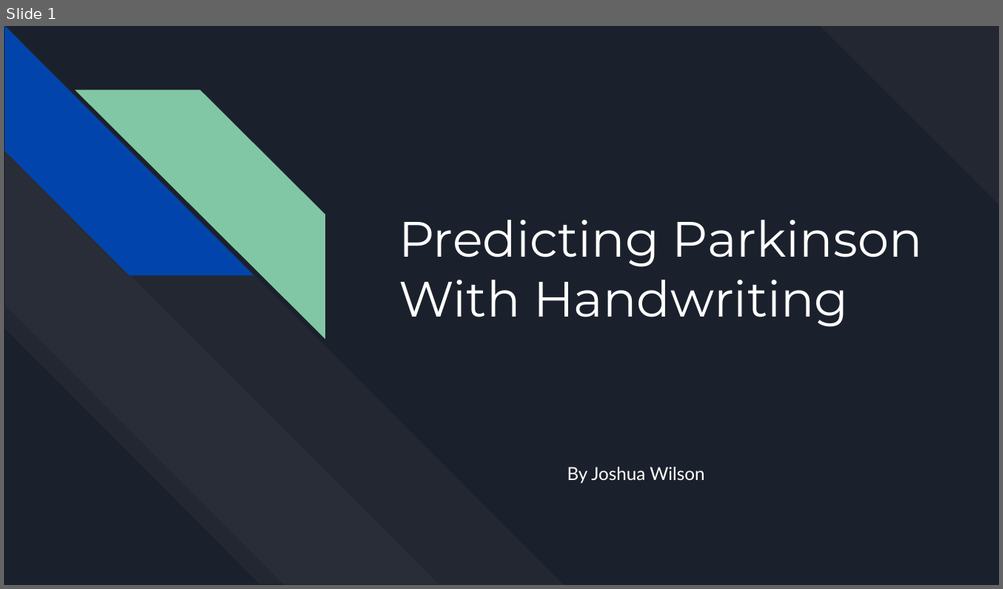
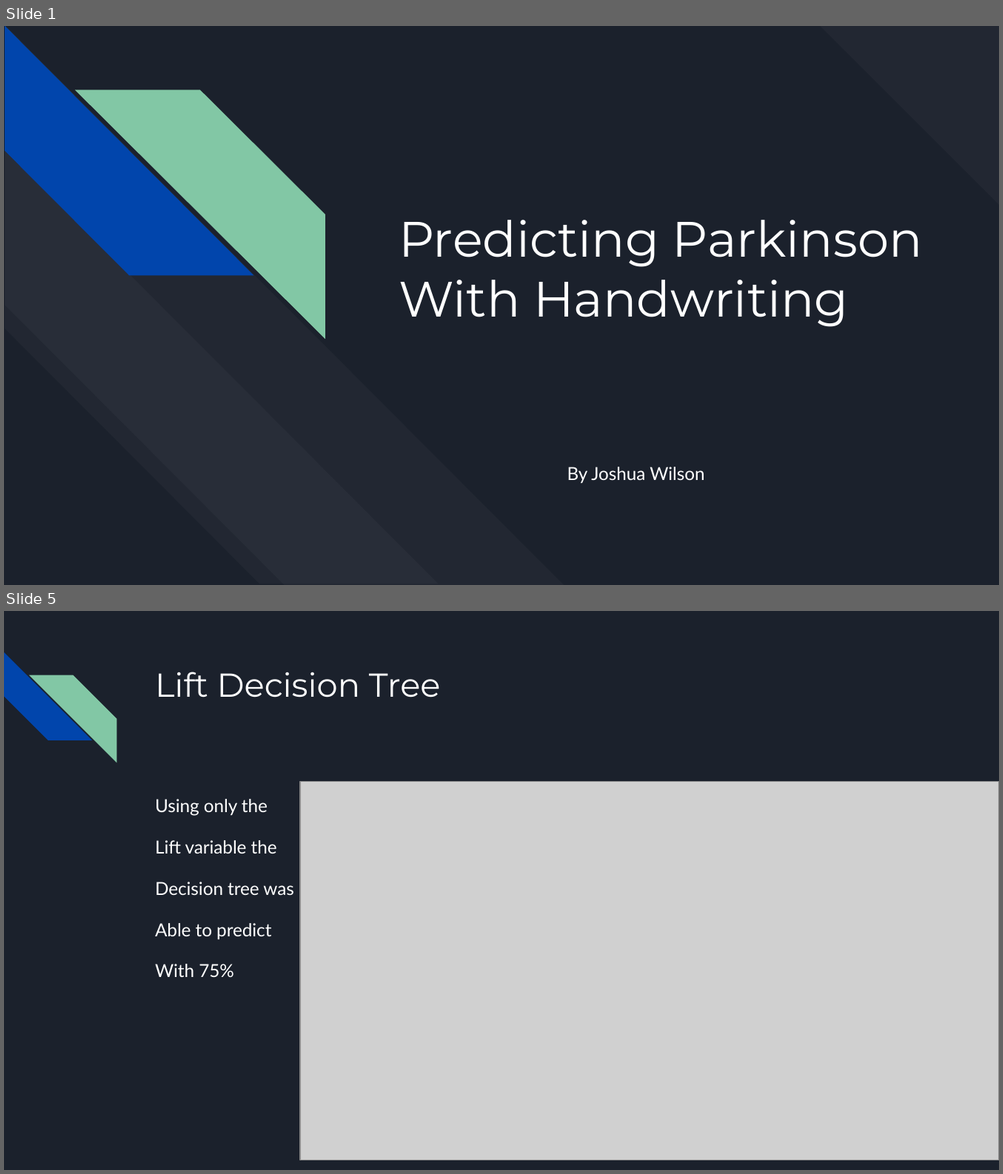
Before and after one commit to jwwils/Parkinsons_Data, a slide deck: Predicting Parkinson With Handwritting.pptx. Shown one above the other, each under a label of ours: slide 1 before the commit, slides 1 and 5 after it; the slides between them are not shown. The pictures are 1003x589 and 1003x1174 pixels, drawn with LibreOffice and Linux fonts; fonts in the diff are those of the drawing; grey boxes stand for pictures. Boxes give left, top, right and bottom in pixels: in the first picture for what was removed or moved away, otherwise in the second. Text is boxed around its words. In the diff, an @@ line names an element or a change of style, - is before the commit and + after.

```diff
--- a/Predicting Parkinson With Handwritting.pptx
+++ b/Predicting Parkinson With Handwritting.pptx
@@ slide 5 added at (4, 611, 999, 1170), background #1B212C @@
@@ diag stripe added at (4, 652, 91, 741), fill #0145AC @@
@@ diag stripe added at (29, 675, 116, 762), fill #82C7A5 @@
@@ title added at (155, 672, 441, 698), 24 pt, text #FFFFFF @@
+Lift Decision Tree
@@ picture added at (301, 781, 999, 1160) @@
@@ text added at (155, 799, 293, 977), 13 pt, text #FFFFFF @@
+Using only the
+Lift variable the
+Decision tree was
+Able to predict
+With 75%
```
Also in this commit, not shown: 7 other slides added, 13 slides removed.
